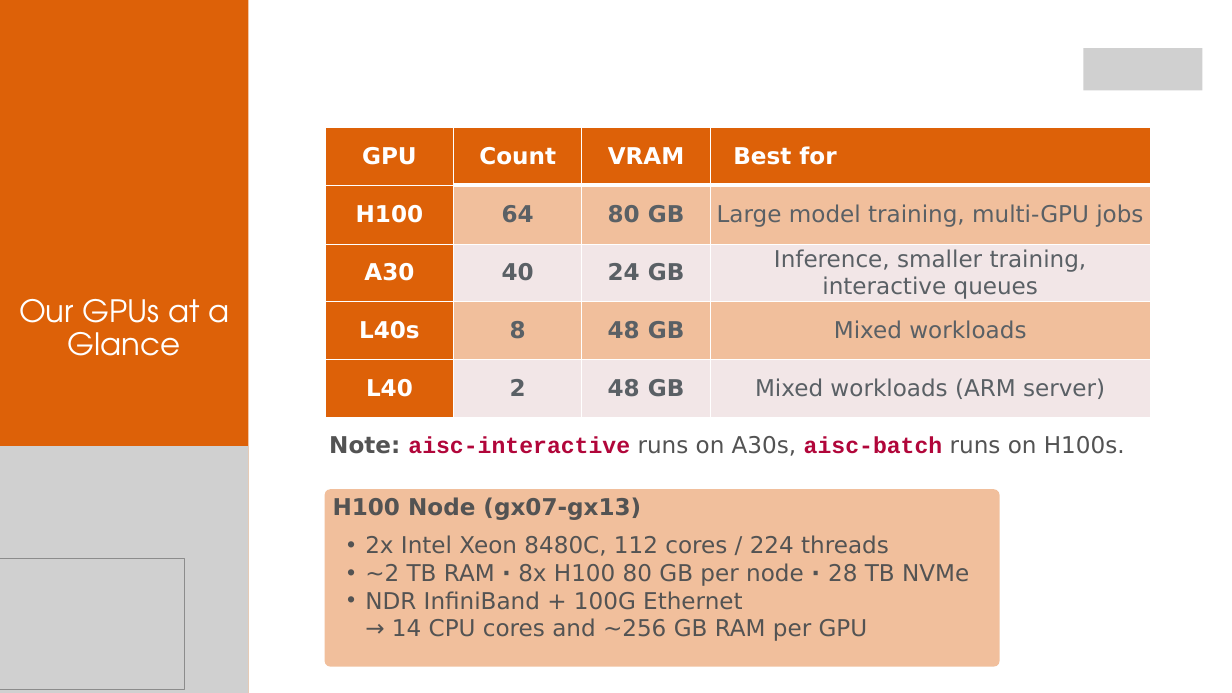
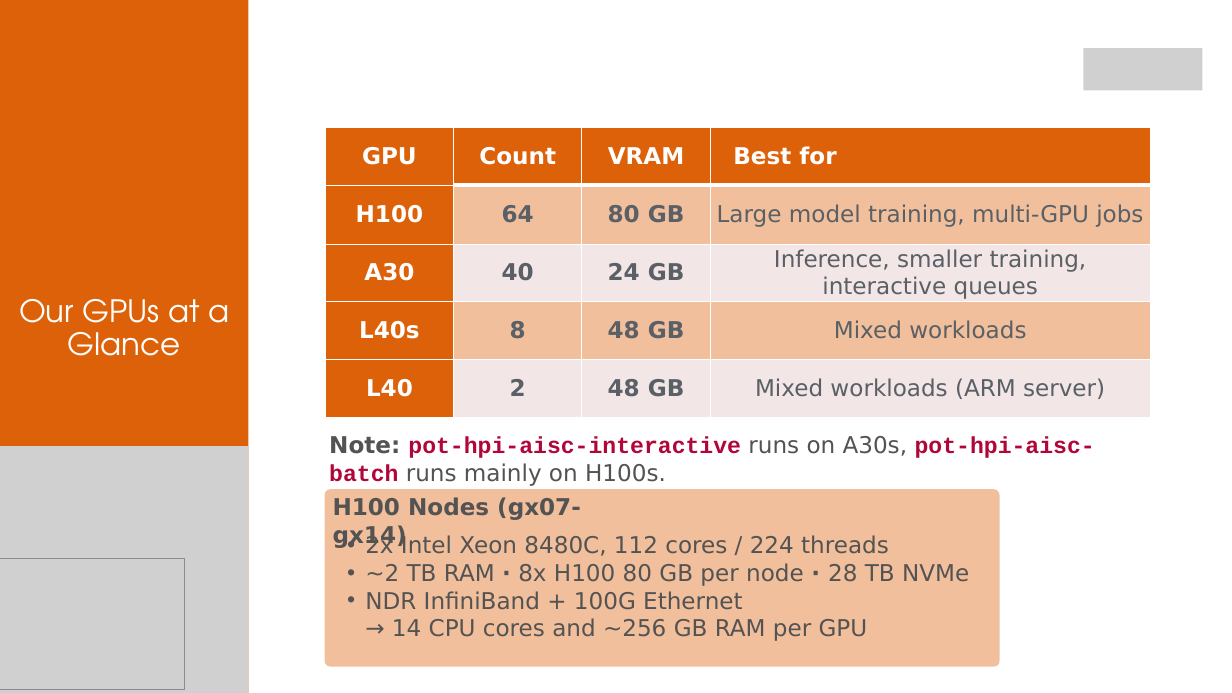
Before and after one commit to aihpi/workshop-slurm, a slide deck: slide 31 of slides/workshop-slurm.pptx. Drawn at 1232x693 pixels with LibreOffice and Linux fonts; fonts in the diff are those of the drawing; grey boxes stand for pictures. Boxes give left, top, right and bottom in pixels: in the first picture for what was removed or moved away, otherwise in the second. Text is boxed around its words. In the diff, an @@ line names an element or a change of style, - is before the commit and + after.

```diff
--- a/slides/workshop-slurm.pptx
+++ b/slides/workshop-slurm.pptx
@@ text at <box>329,436,1095,486</box>: text changed; font DejaVu Sans to Courier New; text colour #535353 to #B1063A @@
-Note: aisc-interactive runs on A30s, aisc-batch runs on H100s.
+Note: pot-hpi-aisc-interactive runs on A30s, pot-hpi-aisc-batch runs mainly on H100s.
@@ text at <box>333,497,581,549</box>: text changed @@
-H100 Node (gx07-gx13)
+H100 Nodes (gx07-gx14)
```
Also in this commit, not shown: 13 other slides changed, 2 slides added, 2 slides removed, 1 other file.
